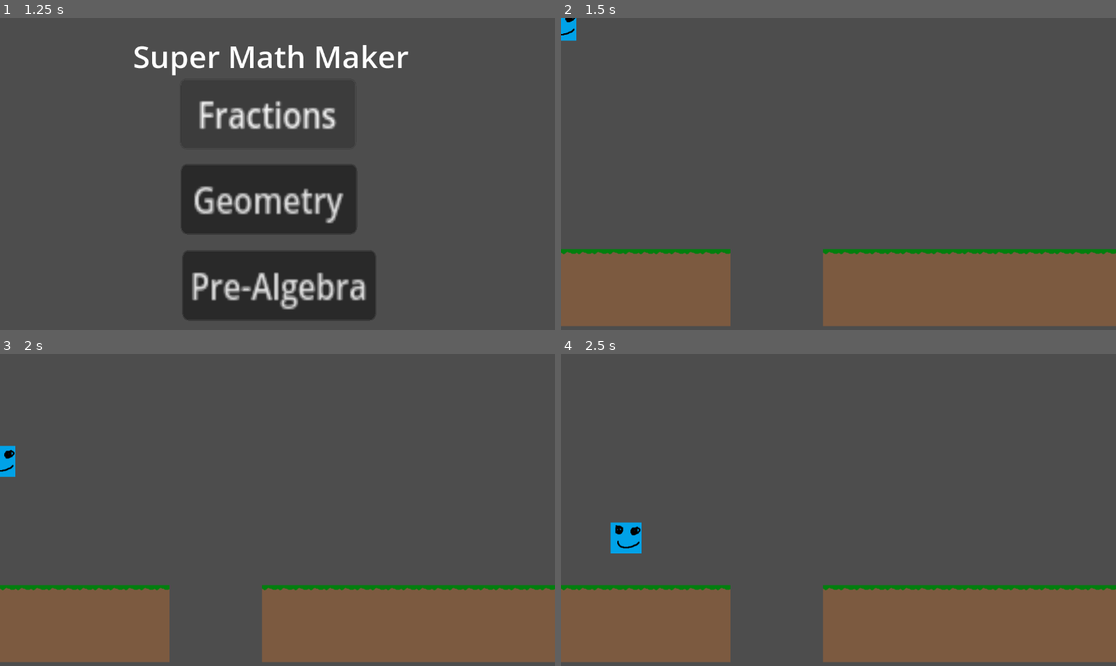
Above: before the commit, frames 1-4 (two rows, left to right).
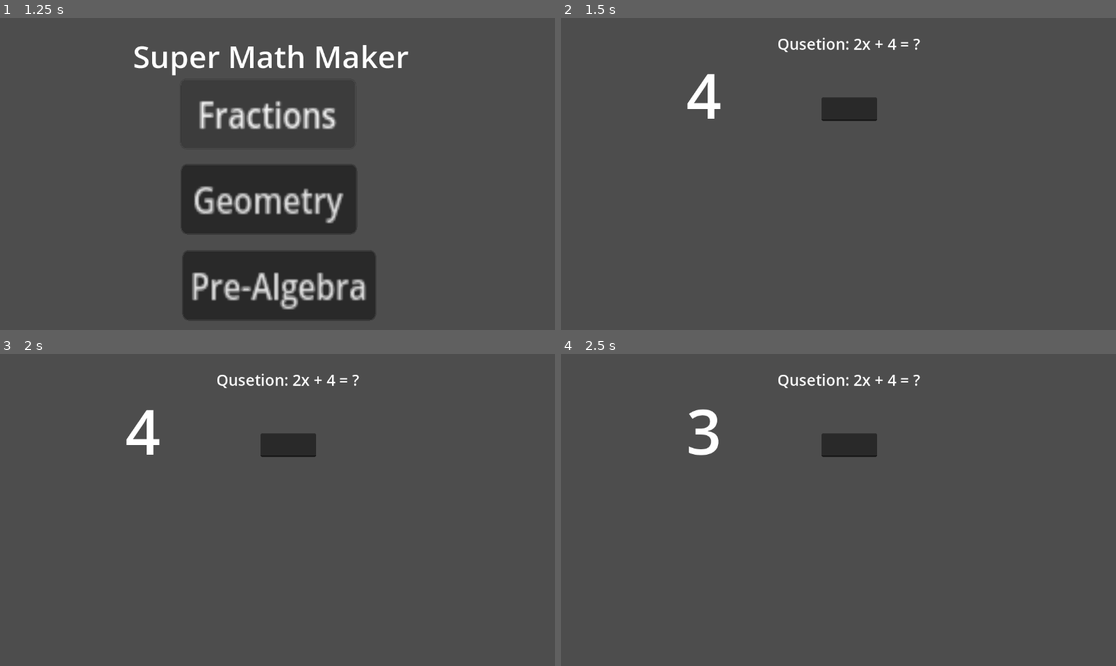
Above: after the commit, the same moments.

Repository: Super-Math-Maker/Super-Math-Maker
Game: Godot game, scene res://Resources/Scenes/Main Menu.tscn
The game is run twice, just before and just after one commit, with the same random seed, the same clock (stepped at 60 frames per second) and the same inputs.
Inputs:
- Up to frame 1 (1.25 s): click "Play Game" at 0.5 s
- Up to frame 2 (1.5 s): click "Fractions" at 1.25 s
- Up to frame 3 (2 s): no input
- Up to frame 4 (2.5 s): tap Enter (ui_accept) at 2, 2.27 s; hold Right (ui_right) from 2.03 s (still down)

Frame 1 is identical in both runs. In frame 2, 22% of the frame differs, in the area x 0-100%, y 0-99%; in frame 3, 22%; in frame 4, 23%, in the area x 0-100%, y 6-99%.
Error after the commit: Invalid call. Nonexistent function 'clear' in base 'Label'. (res://Resources/Scripts/Questions.gd:21)

Commit message:
Global GameManager class

Diff:
--- /dev/null
+++ b/Resources/Scenes/GameManager.tscn
@@ -0,0 +1,3 @@
+[gd_scene format=3 uid="uid://l7j7w6x7l41n"]
+
+[node name="GameManager" type="Node"]
--- /dev/null
+++ b/Resources/Scenes/GameManagerScene.tscn
@@ -0,0 +1,17 @@
+[gd_scene load_steps=2 format=3 uid="uid://l04ygut815jp"]
+
+[sub_resource type="GDScript" id="GDScript_rtt6w"]
+script/source = "extends Node
+
+# Called when the node enters the scene tree for the first time.
+func _ready():
+	pass # Replace with function body.
+
+
+# Called every frame. 'delta' is the elapsed time since the previous frame.
+func _process(delta):
+	pass
+"
+
+[node name="GameManagerScene" type="Node2D"]
+script = SubResource("GDScript_rtt6w")
--- a/Resources/Scenes/Main Menu.tscn
+++ b/Resources/Scenes/Main Menu.tscn
@@ -1,6 +1,7 @@
-[gd_scene load_steps=2 format=3 uid="uid://diigps1gagkfl"]
+[gd_scene load_steps=3 format=3 uid="uid://diigps1gagkfl"]
 
 [ext_resource type="Script" path="res://Resources/Scripts/MainMenu.gd" id="1_1mjf6"]
+[ext_resource type="PackedScene" uid="uid://l04ygut815jp" path="res://Resources/Scenes/GameManagerScene.tscn" id="2_sn4jj"]
 
 [node name="Main Menu" type="Node2D"]
 
@@ -32,3 +33,6 @@
 offset_bottom = 126.0
 theme_override_font_sizes/font_size = 64
 text = "Super Math Maker"
+
+[node name="GameManagerScene" parent="." instance=ExtResource("2_sn4jj")]
+unique_name_in_owner = true
--- /dev/null
+++ b/Resources/Scenes/Pause Menu.tscn
@@ -0,0 +1,3 @@
+[gd_scene format=3 uid="uid://ccbarvjng1wwa"]
+
+[node name="Pause Menu" type="Node2D"]
--- a/Resources/Scenes/Pick Question Menu.tscn
+++ b/Resources/Scenes/Pick Question Menu.tscn
@@ -1,6 +1,7 @@
-[gd_scene load_steps=2 format=3 uid="uid://de1ji5atsfwiw"]
+[gd_scene load_steps=3 format=3 uid="uid://de1ji5atsfwiw"]
 
 [ext_resource type="Script" path="res://Resources/Scripts/QuestionTypeMenu.gd" id="1_8q8cn"]
+[ext_resource type="PackedScene" uid="uid://cwt1srj7e4lfa" path="res://Resources/Scenes/GameManagerScene.tscn" id="2_0fxfn"]
 
 [node name="Pick Question Menu" type="Node2D"]
 script = ExtResource("1_8q8cn")
@@ -41,3 +42,6 @@
 offset_bottom = 126.0
 theme_override_font_sizes/font_size = 64
 text = "Super Math Maker"
+
+[node name="GameManagerScene" parent="." instance=ExtResource("2_0fxfn")]
+unique_name_in_owner = true
--- /dev/null
+++ b/Resources/Scripts/GameManager.gd
@@ -0,0 +1,11 @@
+extends Node
+
+
+# Called when the node enters the scene tree for the first time.
+func _ready():
+	pass # Replace with function body.
+
+
+# Called every frame. 'delta' is the elapsed time since the previous frame.
+func _process(delta):
+	pass
--- a/Resources/Scripts/MainMenu.gd
+++ b/Resources/Scripts/MainMenu.gd
@@ -2,6 +2,7 @@
 
 @onready var playButton = %"Play Game Button"
 @onready var exitButton = %"Exit Game Button"
+@onready var gm = get_node("/root/GameManagerScene")
 
 # Called when the node enters the scene tree for the first time.
 func _ready():
--- a/Resources/Scripts/QuestionTypeMenu.gd
+++ b/Resources/Scripts/QuestionTypeMenu.gd
@@ -1,5 +1,5 @@
 extends Node
-
+@onready var gm = get_node("/root/GameManagerScene")
 @onready var fractionButton = %Fractions
 @onready var geometryButton = %Geometry
 @onready var preAlgButton = %PreAlg
@@ -16,7 +16,7 @@
 	_run()
 
 func _run():
-		get_tree().change_scene_to_file("res://Resources/Scenes/Game.tscn")
+		get_tree().change_scene_to_file("res://Resources/Scenes/AnswerQuestion.tscn")
 
 
 # Called every frame. 'delta' is the elapsed time since the previous frame.
--- a/project.godot
+++ b/project.godot
@@ -15,6 +15,10 @@
 config/features=PackedStringArray("4.1", "Forward Plus")
 config/icon="res://icon.svg"
 
+[autoload]
+
+GameManagerScene="*res://Resources/Scenes/GameManagerScene.tscn"
+
 [dotnet]
 
 project/assembly_name="Project"
Not shown, added: Resources/Scenes/MaiB2C5.tmp
